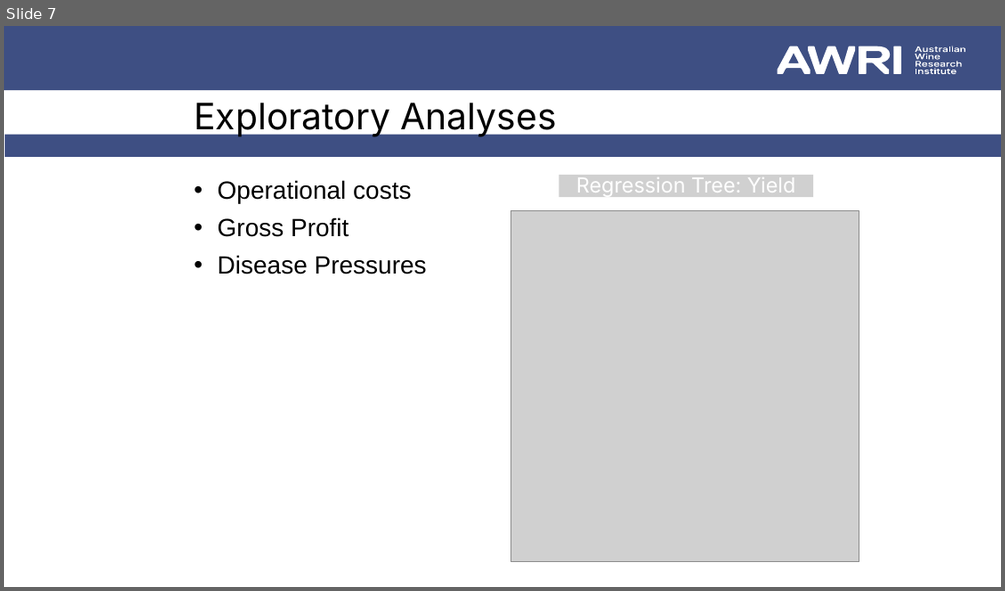
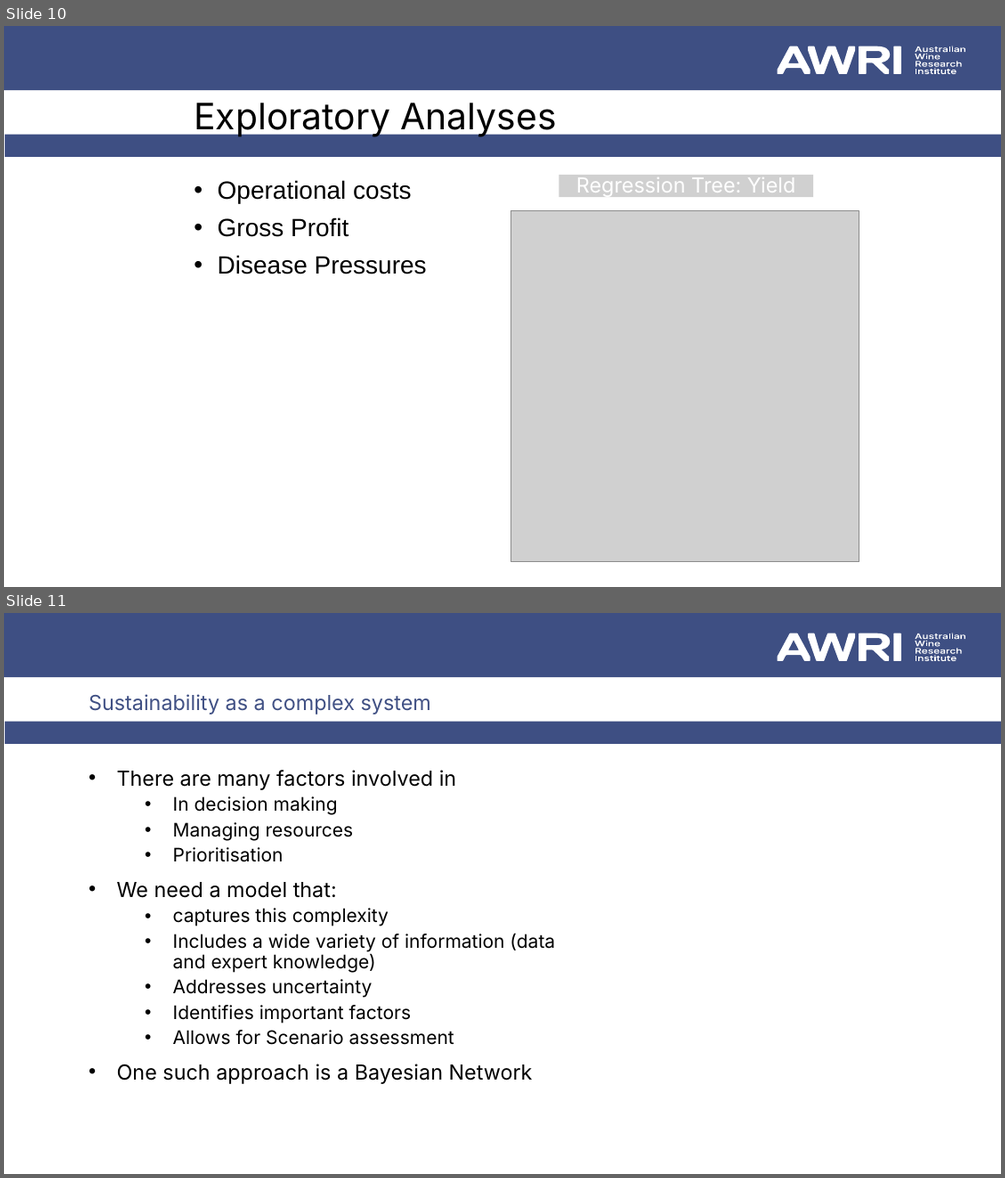
Before and after one commit to JixTheCat/Bayesian-network, a slide deck: BN Workshop 1.pptx. Shown one above the other, each under a label of ours: slide 7 before the commit, slides 10 and 11 after it. The pictures are 1005x591 and 1005x1178 pixels, drawn with LibreOffice and Linux fonts; fonts in the diff are those of the drawing; grey boxes stand for pictures. Boxes give left, top, right and bottom in pixels: in the first picture for what was removed or moved away, otherwise in the second. Text is boxed around its words. In the diff, an @@ line names an element or a change of style, - is before the commit and + after.

```diff
--- a/BN Workshop 1.pptx
+++ b/BN Workshop 1.pptx
@@ slide 11 added at (4, 613, 1001, 1174), background #FFFFFF; not listed: 40 template elements that a slide beside it also shows @@
@@ text added at (89, 694, 431, 714), 20 pt, text #405084 @@
+Sustainability as a complex system
@@ text added at (117, 770, 555, 1084), 18 pt, text #000000 @@
+• There are many factors involved in
+  • In decision making
+  • Managing resources
+  • Prioritisation
+• We need a model that:
+  • captures this complexity
+  • Includes a wide variety of information (data and expert knowledge)
+  • Addresses uncertainty
+  • Identifies important factors
+  • Allows for Scenario assessment
+• One such approach is a Bayesian Network
@@ what was slide 7 is now slide 10 @@
```
Also in this commit, not shown: 2 slides changed, 17 other slides added.
